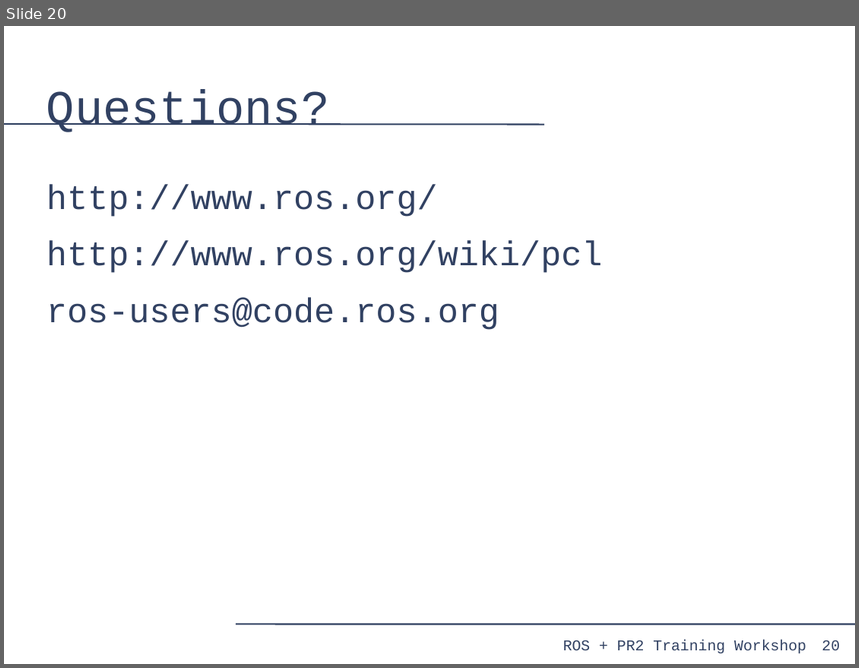
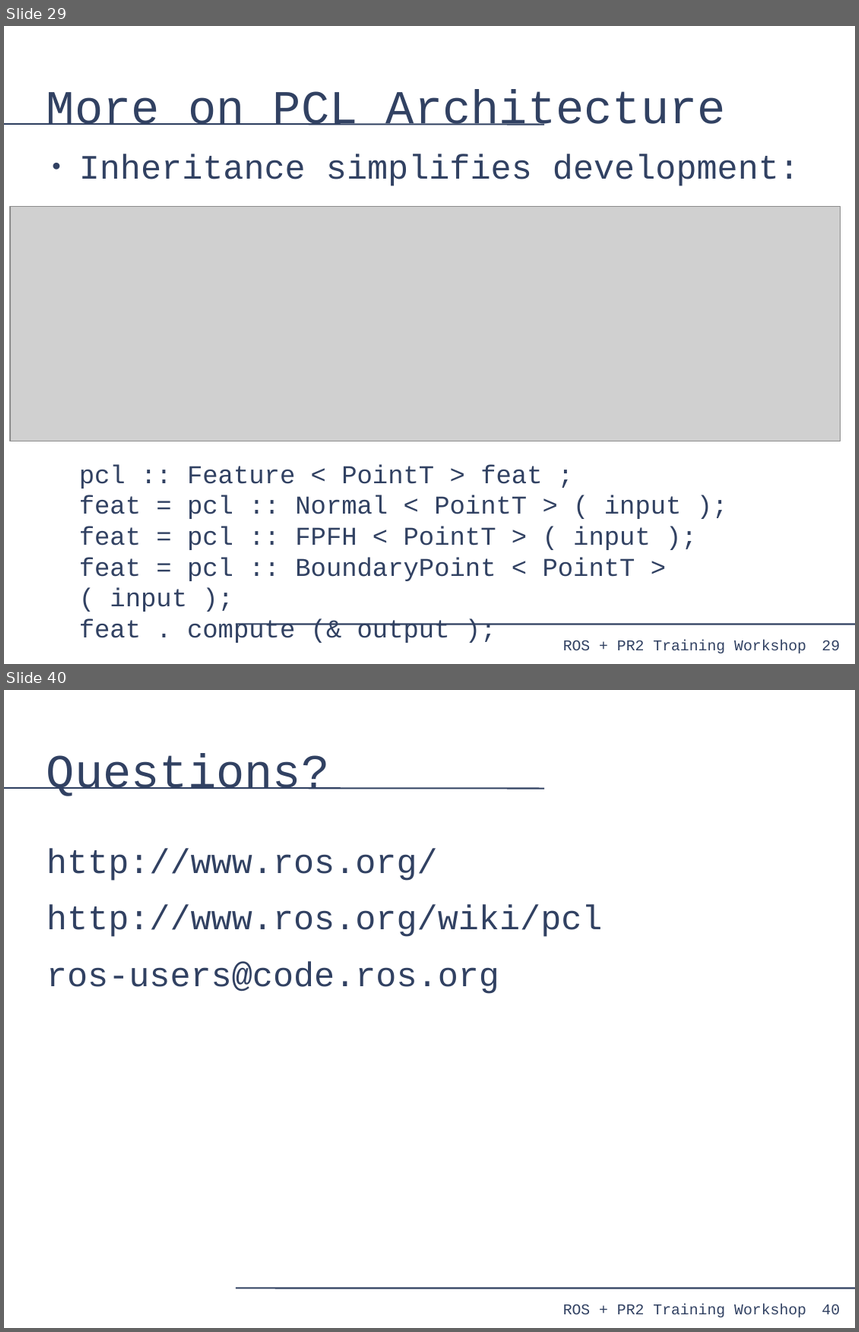
Before and after one commit to PR2/pr2_docs, a slide deck: pr2_training_workshop/processing_laser_data/slides.odp. Shown one above the other, each under a label of ours: slide 20 before the commit, slides 29 and 40 after it; the slides between them are not shown. The pictures are 859x668 and 859x1332 pixels, drawn with LibreOffice and Linux fonts; fonts in the diff are those of the drawing; grey boxes stand for pictures. Boxes give left, top, right and bottom in pixels: in the first picture for what was removed or moved away, otherwise in the second. Text is boxed around its words. In the diff, an @@ line names an element or a change of style, - is before the commit and + after.

```diff
--- a/pr2_training_workshop/processing_laser_data/slides.odp
+++ b/pr2_training_workshop/processing_laser_data/slides.odp
@@ slide 29 added at [4,26,855,664], background #FFFFFF; not listed: 4 template elements that a slide beside it also shows @@
@@ title added at [47,90,726,126], 44 pt, text #314162 @@
+More on PCL Architecture
@@ text added at [79,154,800,643], 24 pt, text #314162 @@
+● Inheritance simplifies development:
+pcl :: Feature < PointT > feat ;
+feat = pcl :: Normal < PointT > ( input );
+feat = pcl :: FPFH < PointT > ( input );
+feat = pcl :: BoundaryPoint < PointT > ( input );
+feat . compute (& output );
@@ picture added at [10,207,841,442] @@
@@ what was slide 20 is now slide 40 @@
@@ page number at [822,1305,840,1315]: text changed @@
-20
+40
```
Also in this commit, not shown: 6 slides changed, 19 other slides added.
